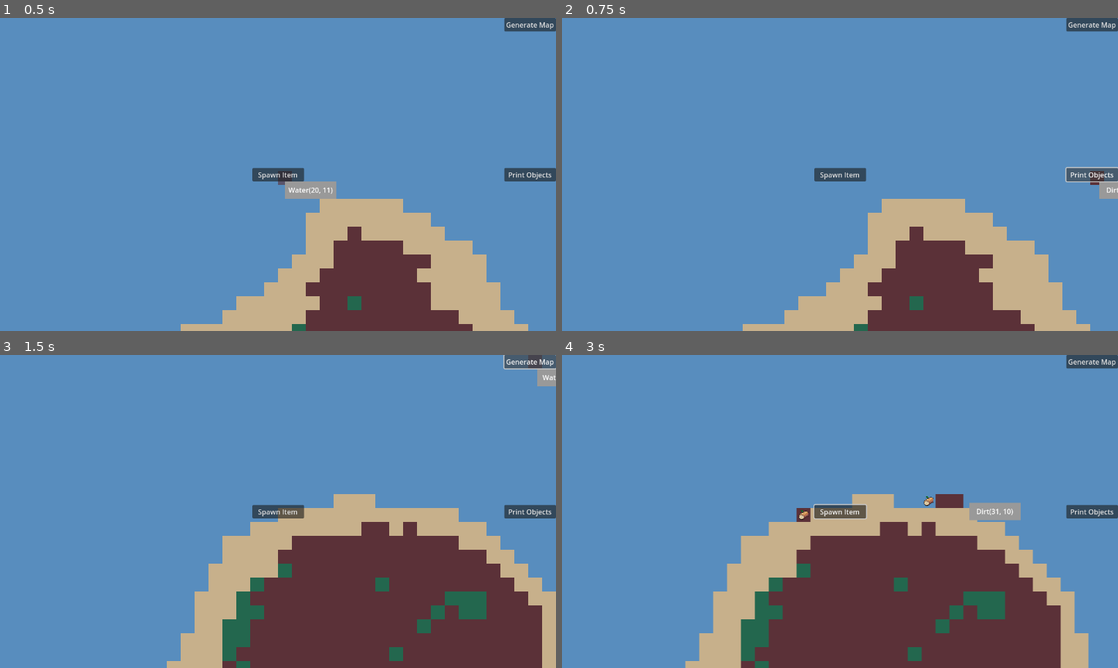
Above: before the commit, frames 1-4 (two rows, left to right).
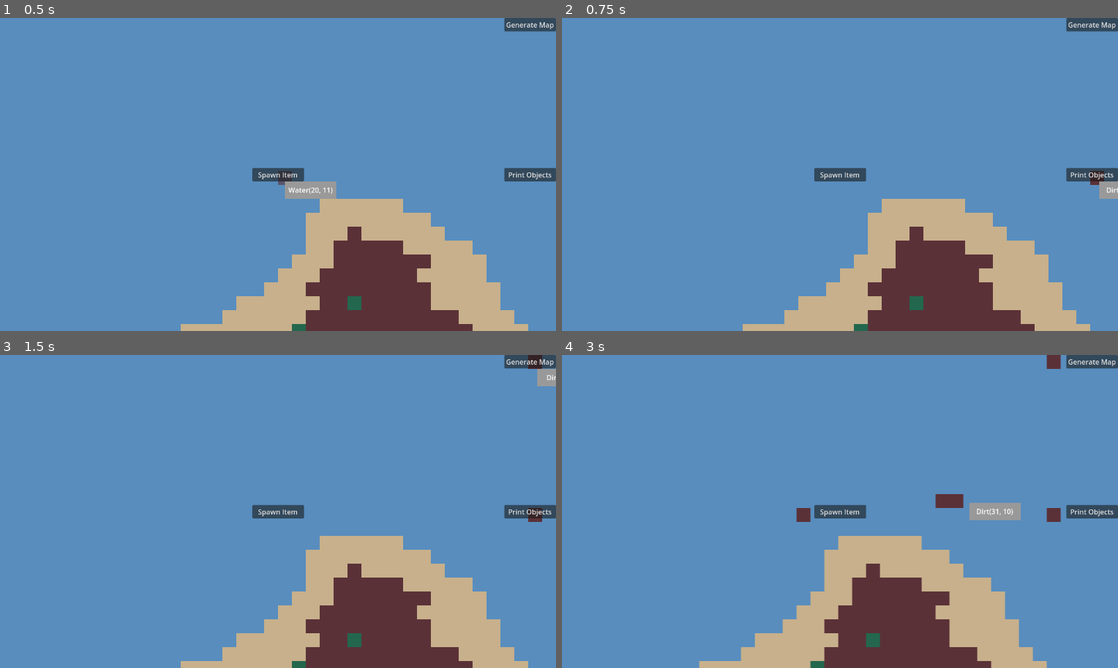
Above: after the commit, the same moments.

Repository: ColdTerror/Core-and-Conveyor
Game: Godot game, scene res://scenes/level.tscn
Two runs of this game, one before a commit and one after it. Both use one fixed random seed, a clock stepped at 60 frames per second and the inputs below. The engine's default icon, where the game draws it, is replaced by a stand-in: a white triangle on a blue panel in a dark square.
Inputs (mouse positions are in pixels of both pictures, inside the frame that each line leads up to):
- Up to frame 1 (0.5 s): no input
- Up to frame 2 (0.75 s): click (1090, 174) at 0.5 s, where only the run before the commit has a clickable "Print Objects"
- Up to frame 3 (1.5 s): click (528, 361) at 1.25 s, where only the run before the commit has a clickable "Generate Map"
- Up to frame 4 (3 s): click (840, 511) at 2 s, where only the run before the commit has a clickable "Spawn Item"; tap Enter at 2.75 s; move the mouse to (962, 495) at 2.77 s; hold Right (ui_right) from 2.78 s (still down); hold R (rotate_tile) from 2.78 s (still down); click (962, 495) at 2.92 s

Frame 1 is identical in both runs. In frame 2, less than 0.1% of the frame differs, in the area x 90-100%, y 47-53%; in frame 3, 24%; in frame 4, 24%, in the area x 22-95%, y 0-100%.

Commit message:
Improve building interaction and UI feedback
Set mouse_filter on UI buttons to prevent input issues. Added mouse enter/exit signals to buildings for hover detection. Updated building collision shape sizing on placement. Building hover popup now always shows when displaying info. Minor debug print improvements and ensured StockpileBuilding calls parent _ready().

Diff:
--- a/scenes/level.tscn
+++ b/scenes/level.tscn
@@ -74,6 +74,7 @@
 offset_left = -119.0
 offset_bottom = 31.0
 grow_horizontal = 0
+mouse_filter = 2
 text = "Generate Map"
 
 [node name="Print Objects" type="Button" parent="CanvasLayer"]
@@ -87,6 +88,7 @@
 offset_bottom = 15.5
 grow_horizontal = 0
 grow_vertical = 2
+mouse_filter = 2
 text = "Print Objects"
 
 [node name="Spawn Item" type="Button" parent="CanvasLayer"]
@@ -101,6 +103,7 @@
 offset_bottom = 15.5
 grow_horizontal = 2
 grow_vertical = 2
+mouse_filter = 2
 text = "Spawn Item
 "
 
@@ -116,6 +119,7 @@
 offset_bottom = 0.0
 grow_horizontal = 0
 grow_vertical = 0
+mouse_filter = 2
 
 [connection signal="pressed" from="CanvasLayer/Generate Map" to="." method="generate_simple_map"]
 [connection signal="pressed" from="CanvasLayer/Print Objects" to="." method="print_active_objects"]
--- a/scripts/Level.gd
+++ b/scripts/Level.gd
@@ -300,7 +300,7 @@
 
 
 	print("------------------------------------")
-	print("--- CURRENT ACTIVE Buildings OBJECTS ---")
+	print("--- CURRENT ACTIVE Buildings ---")
 	# Key: Vector2i (grid pos), Value: Node (the item)
 	if buildings.is_empty():
 		print("buildings is empty.")
@@ -339,6 +339,7 @@
 
 
 func register_building(building: Building):
+	print_debug("registering " + building.building_name)
 	building.hovered.connect(_on_building_hovered)
 	building.unhovered.connect(_on_building_unhovered)
 
--- a/scripts/building.gd
+++ b/scripts/building.gd
@@ -11,6 +11,11 @@
 var health := max_health
 
 var occupied_tiles: Array[Vector2i] = []
+
+#Assume whatever extends this has an area2d node
+func _ready():
+	$Area2D.mouse_entered.connect(_on_mouse_entered)
+	$Area2D.mouse_exited.connect(_on_mouse_exited)
 
 
 func can_place_at(origin: Vector2i, object_layer: TileMapLayer) -> bool:
@@ -36,6 +41,15 @@
 	var footprint_px := Vector2(size) * tile_size
 	global_position = (top_left_world + footprint_px / 2) - (tile_size/2)
 
+
+	_update_collision(footprint_px)
+
+func _update_collision(footprint_px: Vector2):
+	var area := $Area2D
+	var shape := $Area2D/CollisionShape2D.shape as RectangleShape2D
+	shape.size = footprint_px
+	area.position = footprint_px / 2
+
 # ---- Item hooks (to be overrriden) ----
 func accepts_item_at(_tile: Vector2i) -> bool:
 	return false
--- a/scripts/building_hover_popup.gd
+++ b/scripts/building_hover_popup.gd
@@ -8,6 +8,8 @@
 func show_building_info(b: Building):
 	name_label.text = b.building_name
 	health_label.text = "%d / %d" % [b.health, b.max_health]
+
+	show()
 
 	if b is StockpileBuilding:
 		show_inventory(b.inventory)
--- a/scripts/stockpile_building.gd
+++ b/scripts/stockpile_building.gd
@@ -7,6 +7,7 @@
 
 
 func _ready():
+	super() #run building class ready as well
 	building_name = "Stockpile"
 	size = Vector2i(4, 4)
 	health = max_health
